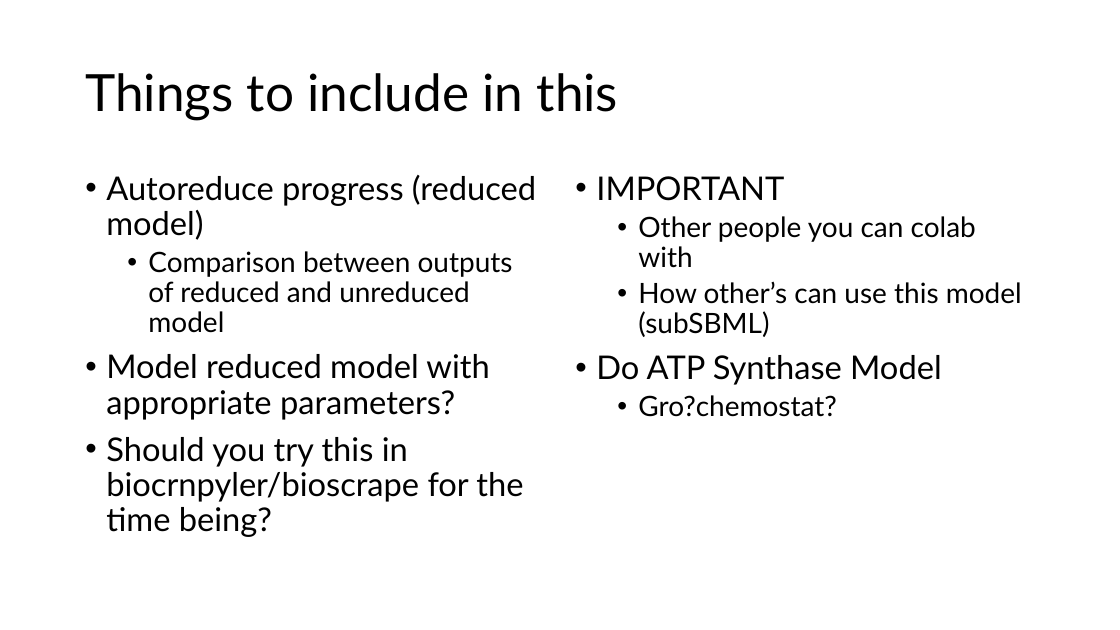
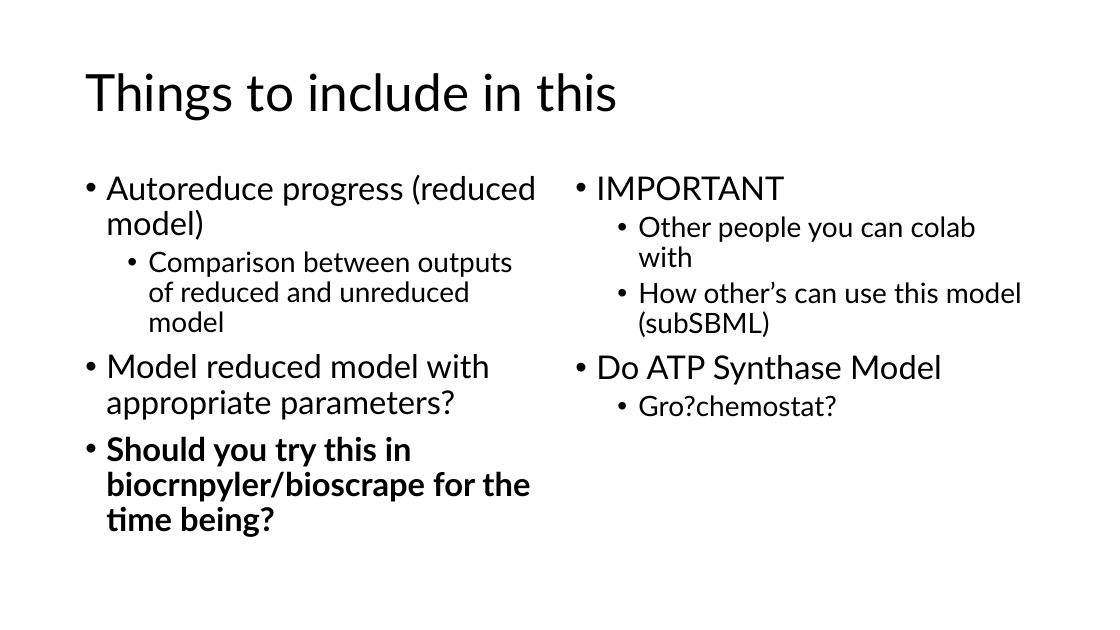
Before and after one commit to AnkitaRoychoudhury/ug_murray, a slide deck: slide 2 of miscellaneous/presentations/20200715_syncell_mtg.pptx. Drawn at 1120x630 pixels with LibreOffice and Linux fonts; fonts in the diff are those of the drawing. Boxes give left, top, right and bottom in pixels: in the first picture for what was removed or moved away, otherwise in the second. Text is boxed around its words. In the diff, an @@ line names an element or a change of style, - is before the commit and + after.

```diff
--- a/miscellaneous/presentations/20200715_syncell_mtg.pptx
+++ b/miscellaneous/presentations/20200715_syncell_mtg.pptx
@@ text at box(106, 436, 530, 537): bold on in "Should you try this in biocrnpyler/bioscrape for ..." @@
```
Also in this commit, not shown: 8 other files.
